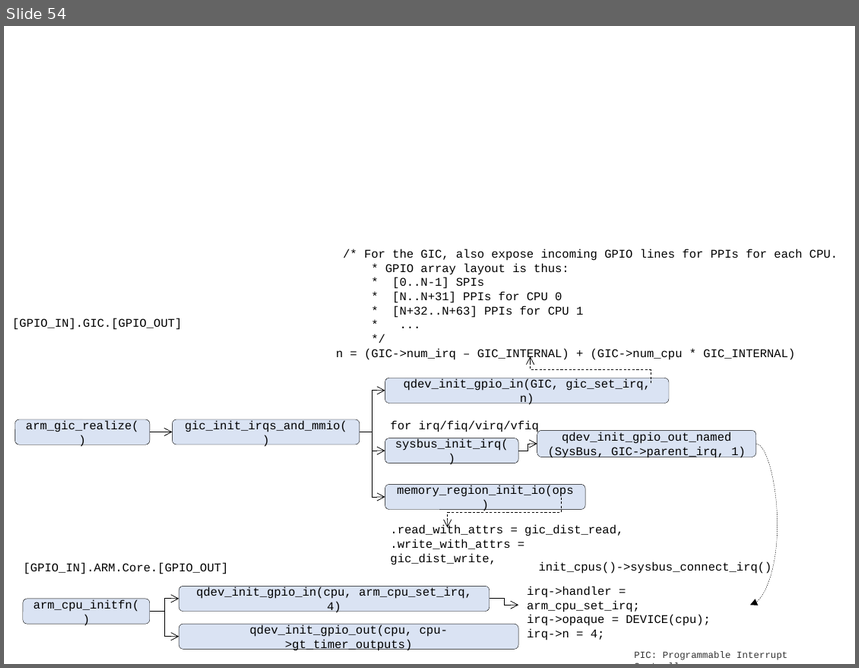
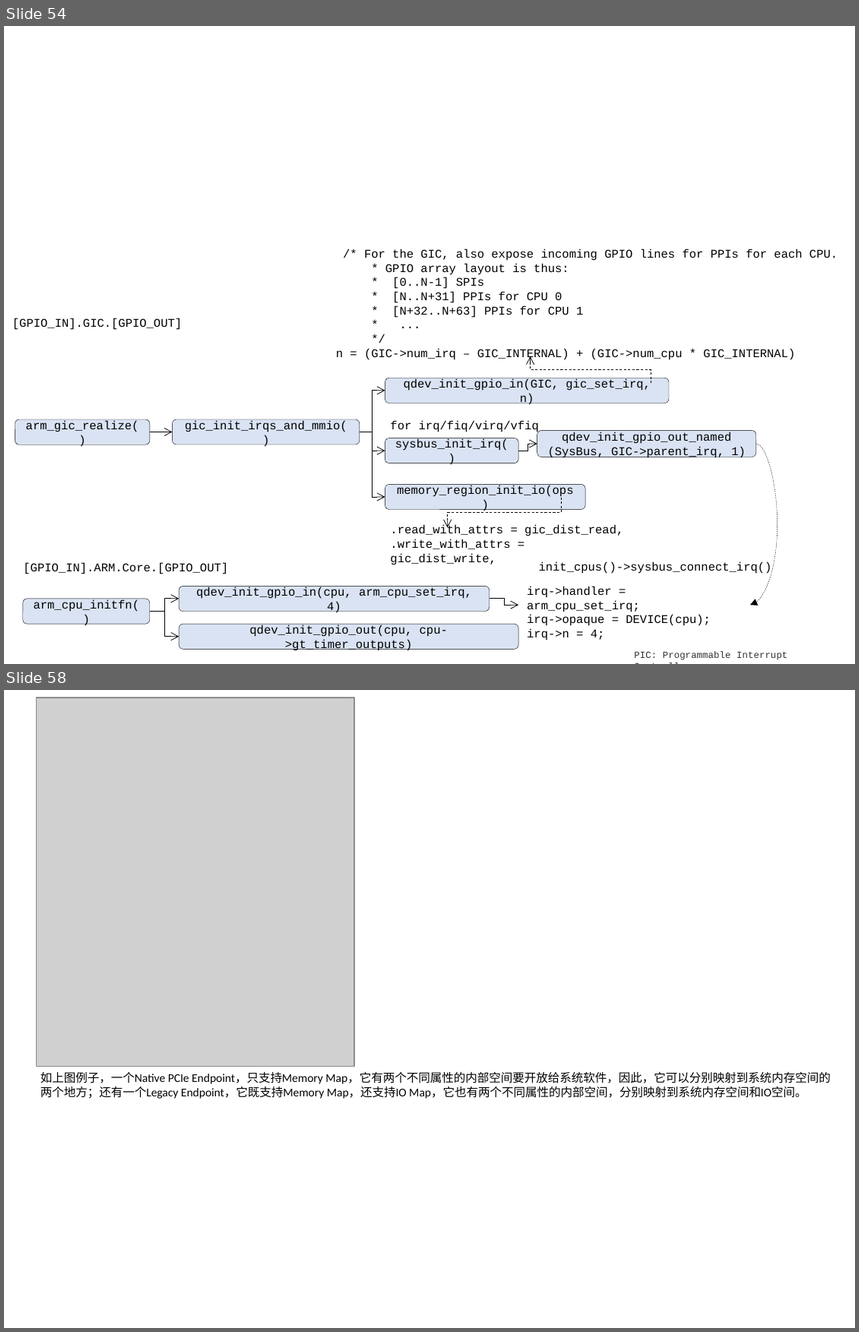
Before and after one commit to movetobe/xxx, a slide deck: xxx.pptx. Shown one above the other, each under a label of ours: slide 54 before the commit, slides 54 and 58 after it; the slides between them are not shown. The pictures are 859x668 and 859x1332 pixels, drawn with LibreOffice and Linux fonts; fonts in the diff are those of the drawing; grey boxes stand for pictures. Boxes give left, top, right and bottom in pixels: in the first picture for what was removed or moved away, otherwise in the second. Text is boxed around its words. In the diff, an @@ line names an element or a change of style, - is before the commit and + after.

```diff
--- a/xxx.pptx
+++ b/xxx.pptx
@@ slide 58 added at box(4, 690, 855, 1328), background #FFFFFF @@
@@ picture added at box(37, 698, 354, 1066) @@
@@ text added at box(40, 1072, 831, 1099), 10 pt, text #000000 @@
+如上图例子，一个Native PCIe Endpoint，只支持Memory Map，它有两个不同属性的内部空间要开放给系统软件，因此，它可以分别映射到系统内存空间的两个地方；还有一个Legacy Endpoint，它既支持Memory Map，还支持IO Map，它也有两个不同属性的内部空间，分别映射到系统内存空间和IO空间。
```
Also in this commit, not shown: 4 other slides added, 13 other files.
